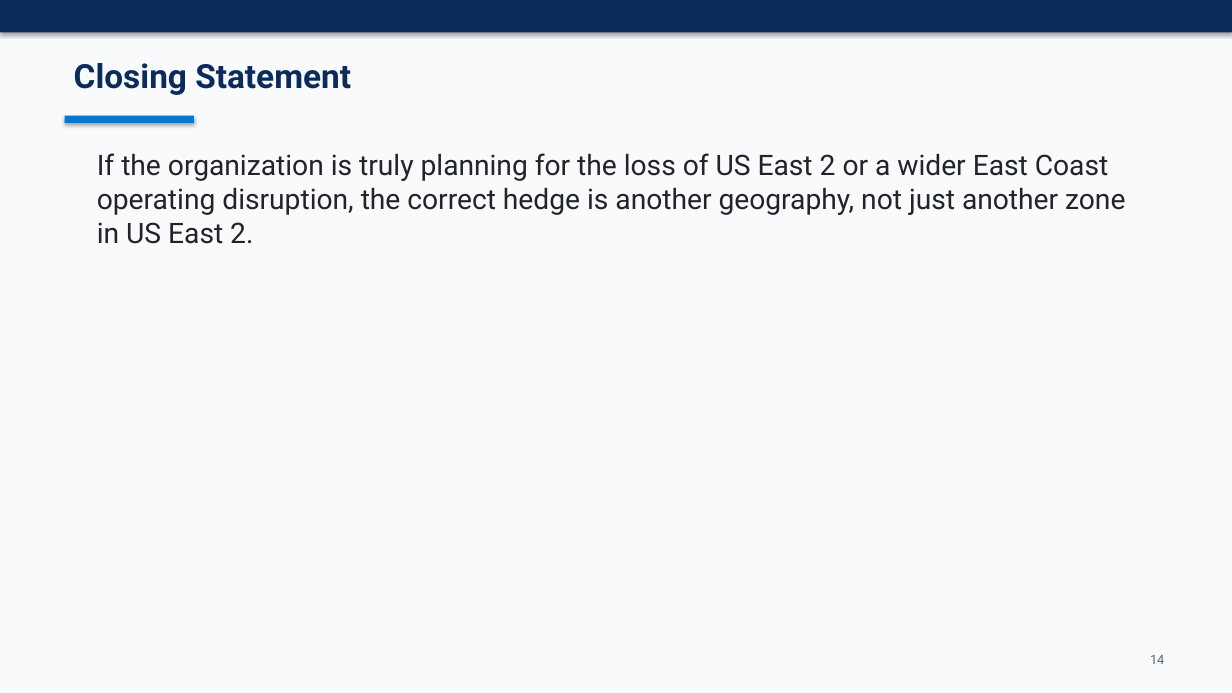
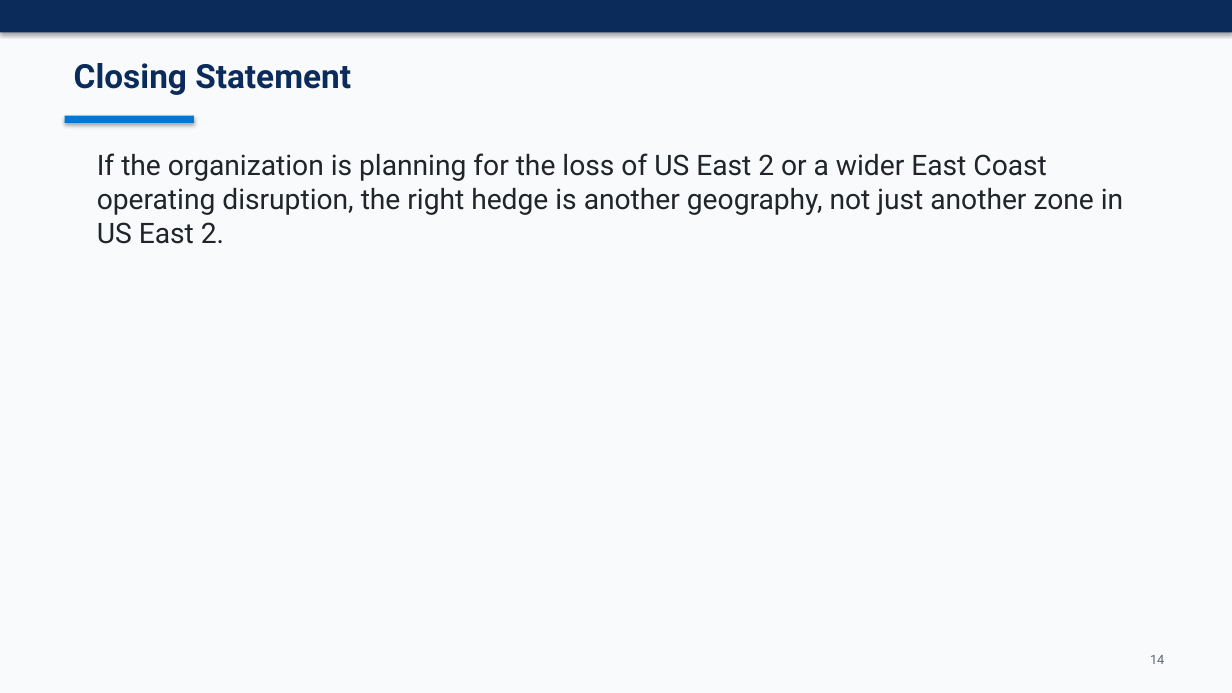
Before and after one commit to kprpg/arcjumpstart, a slide deck: slide 14 of docs/azure-regional-bcdr-slide-deck.pptx. Drawn at 1232x693 pixels with LibreOffice and Linux fonts; fonts in the diff are those of the drawing. Boxes give left, top, right and bottom in pixels: in the first picture for what was removed or moved away, otherwise in the second. Text is boxed around its words. In the diff, an @@ line names an element or a change of style, - is before the commit and + after.

```diff
--- a/docs/azure-regional-bcdr-slide-deck.pptx
+++ b/docs/azure-regional-bcdr-slide-deck.pptx
@@ text at [97, 153, 1123, 244]: text changed @@
-If the organization is truly planning for the loss of US East 2 or a wider East Coast operating disruption, the correct hedge is another geography, not just another zone in US East 2.
+If the organization is planning for the loss of US East 2 or a wider East Coast operating disruption, the right hedge is another geography, not just another zone in US East 2.
```
Also in this commit, not shown: 6 other slides changed, 4 other files.
